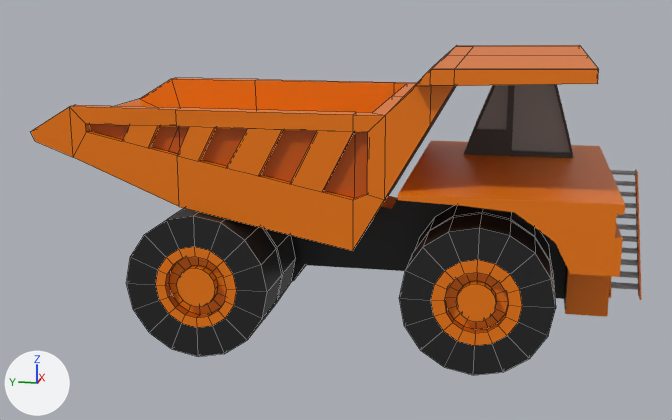
What one commit did to the Blender file Construction Vehicles/Dump Truck/Dump Truck.blend.
The view is the same before and after, from a 50 mm lens placed at (-11.4, -2.03, 4.23), pointed at (-0.12, 0.23, 1.4). Lighting does not change. The marker at lower left points along +X, +Y and +Z. Mesh edges are drawn as thin lines on the coarser meshes.

Before the edit, the objects in view are built like this:
```python
me_cube_007 = bpy.data.meshes.new('Cube.007')
me_cube_007.from_pydata(...)  # 687 vertices, 586 faces; spans x -1.77..1.77, y -3.48..1.74, z 0.48..3.03
me_cube_007.materials.append(mat_material)  # picture img_imphenziapalette01_png
me_cylinder_003 = bpy.data.meshes.new('Cylinder.003')
me_cylinder_003.from_pydata(...)  # 288 vertices, 232 faces; spans x -2.74..0.68, y -0.84..0.84, z -0.84..0.84
me_cylinder_003.materials.append(mat_material)  # picture img_imphenziapalette01_png
me_cylinder_005 = bpy.data.meshes.new('Cylinder.005')
me_cylinder_005.from_pydata(...)  # 288 vertices, 232 faces; spans x -2.93..0.69, y -0.84..0.84, z -0.84..0.84
me_cylinder_005.materials.append(mat_material)  # picture img_imphenziapalette01_png
ob_body = bpy.data.objects.new('Body', me_cube_007)
ob_body.location = (0.0, 0.0, 0.0)
ob_tire__f = bpy.data.objects.new('Tire (F)', me_cylinder_003)
ob_tire__f.location = (1.03, -1.64, 0.84)
ob_tire__r = bpy.data.objects.new('Tire (R)', me_cylinder_005)
ob_tire__r.location = (1.12, 1.51, 0.84)
# also in view: 'Dump' at (0.0, 0.37, 2.36)
```
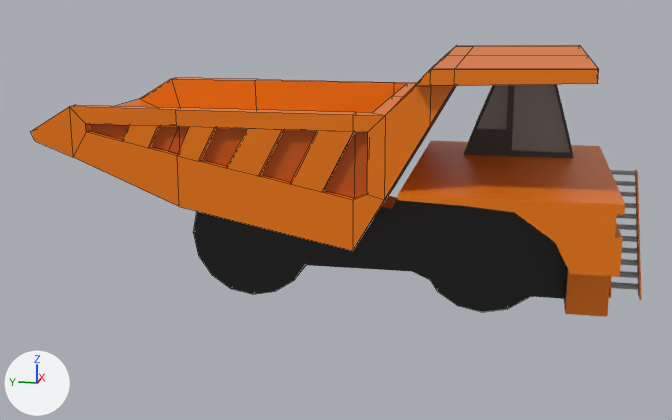
What differs and where, as boxes [x1, y1, x2, y2] in the pictures (672 x 420 px):
'Tire (F)', reshaped: before [399, 205, 556, 375]; after [431, 281, 529, 312]
'Tire (R)', reshaped: before [127, 208, 306, 357]; after [193, 211, 306, 294]
part 1 of me_cylinder_003, deleted: before [399, 214, 556, 375]
part 2 of me_cylinder_003, deleted (black): before [413, 205, 554, 284]
part 3 of me_cylinder_005, deleted: before [127, 208, 282, 357]
part 4 of me_cylinder_005, deleted (black): before [174, 210, 296, 316]

Patch to the scene script:
```diff
--- a/Construction Vehicles/Dump Truck/Dump Truck.blend.py
+++ b/Construction Vehicles/Dump Truck/Dump Truck.blend.py
@@ me_cylinder_003 @@
 me_cylinder_003.from_pydata(...)  # 288 vertices, 232 faces; spans x -2.74..0.68, y -0.84..0.84, z -0.84..0.84
 # used by ob_tire__f; location = (1.03, -1.64, 0.84)
+# me_cylinder_003 part 1: the loose piece of 112 vertices spanning x -2.74..-2.09, y -0.84..0.84, z -0.84..0.84 is deleted
+# me_cylinder_003 part 2: the loose piece of 32 vertices spanning x -2.03..-1.38, y -0.84..0.84, z -0.84..0.84 is deleted
 me_cylinder_003.materials.append(mat_material)
@@ me_cylinder_005 @@
 me_cylinder_005.from_pydata(...)  # 288 vertices, 232 faces; spans x -2.93..0.69, y -0.84..0.84, z -0.84..0.84
 # used by ob_tire__r; location = (1.12, 1.51, 0.84)
+# me_cylinder_005 part 3: the loose piece of 112 vertices spanning x -2.93..-2.28, y -0.84..0.84, z -0.84..0.84 is deleted
+# me_cylinder_005 part 4: the loose piece of 32 vertices spanning x -2.22..-1.57, y -0.84..0.84, z -0.84..0.84 is deleted
 me_cylinder_005.materials.append(mat_material)
```
